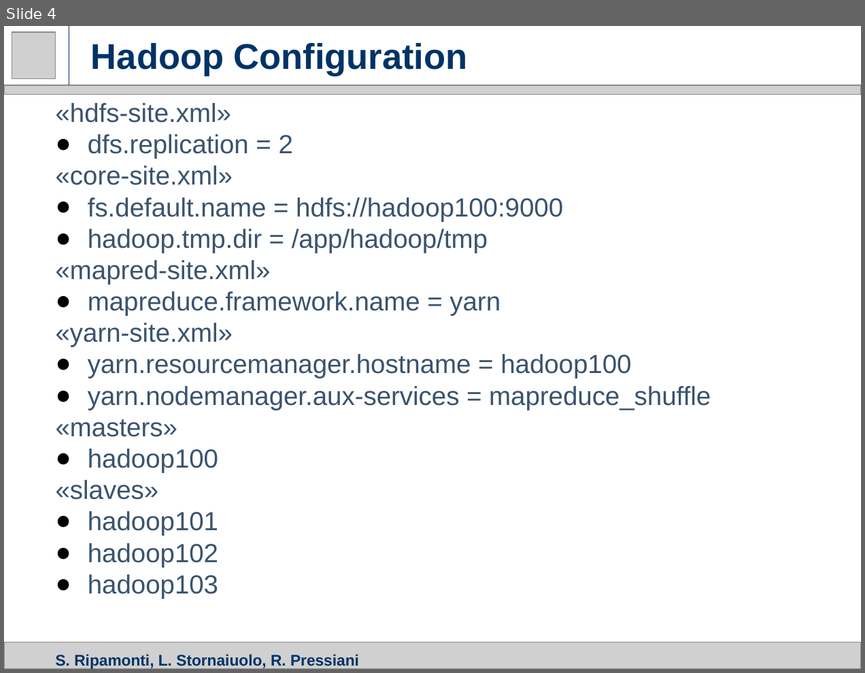
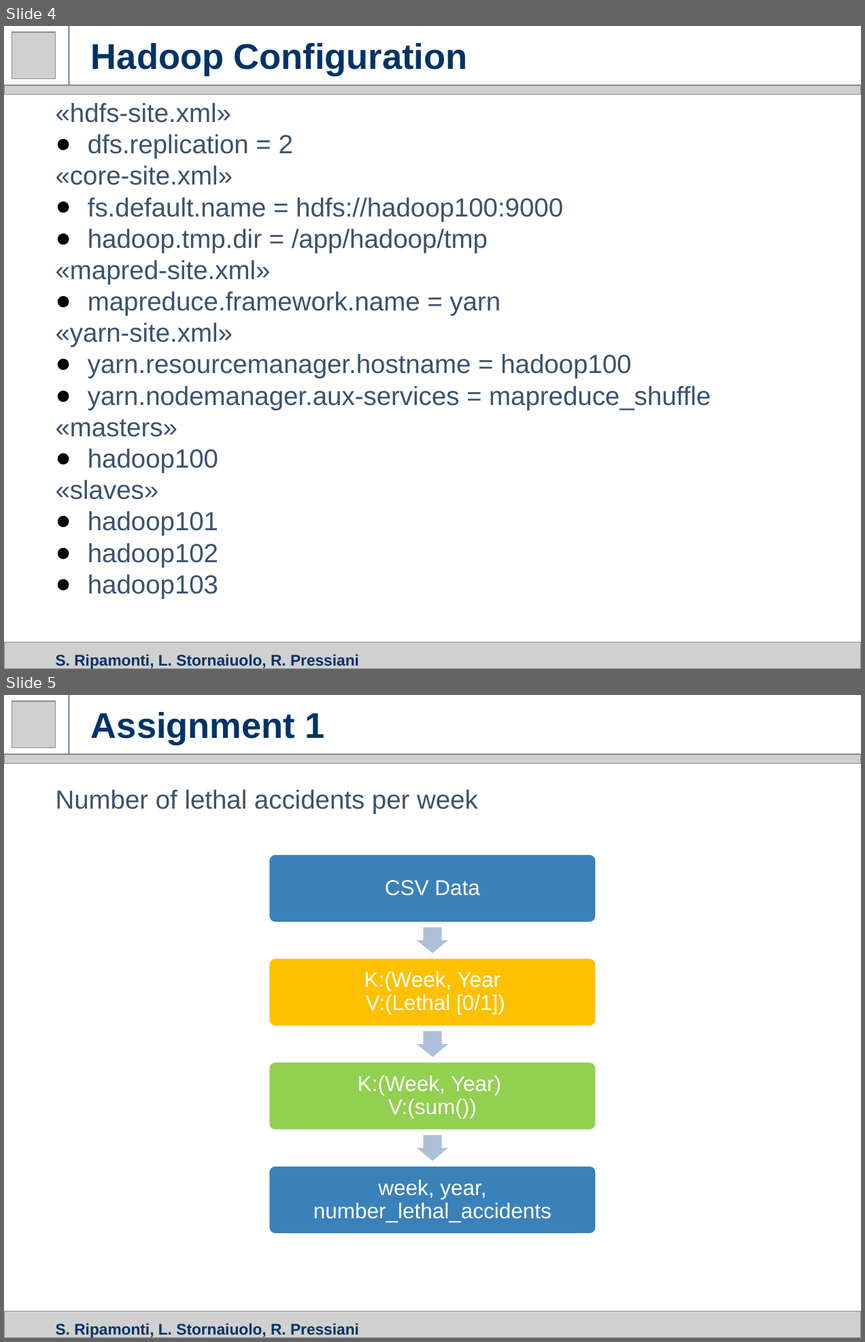
Before and after one commit to ripa1993/mw_hadoop, a slide deck: slides/hadoop.pptx. Shown one above the other, each under a label of ours: slide 4 before the commit, slides 4 and 5 after it. The pictures are 865x673 and 865x1342 pixels, drawn with LibreOffice and Linux fonts; fonts in the diff are those of the drawing; grey boxes stand for pictures. Boxes give left, top, right and bottom in pixels: in the first picture for what was removed or moved away, otherwise in the second. Text is boxed around its words. In the diff, an @@ line names an element or a change of style, - is before the commit and + after.

```diff
--- a/slides/hadoop.pptx
+++ b/slides/hadoop.pptx
@@ slide 5 added at <box>4,695,861,1338</box>, background #FFFFFF @@
@@ picture added at <box>11,701,56,748</box> @@
@@ line added from (69, 754) to (69, 695), #003366 0.75 pt @@
@@ title added at <box>91,712,325,745</box>, 30 pt, text #003366, bold @@
+Assignment 1
@@ picture added at <box>4,754,861,764</box> @@
@@ text added at <box>56,790,478,814</box>, 22 pt, text #3A536D @@
+Number of lethal accidents per week
@@ group added at <box>269,853,597,1234</box>: 4 rounded rectangles, 4 texts, 3 right arrows @@
+CSV Data
+K:(Week, Year
+V:(Lethal [0/1])
+K:(Week, Year)
+V:(sum())
+week, year, number_lethal_accidents
@@ picture added at <box>4,1311,861,1338</box> @@
@@ title added at <box>56,1323,359,1338</box>, 13 pt, text #003366, bold @@
+S. Ripamonti, L. Stornaiuolo, R. Pressiani
```
Also in this commit, not shown: 3 slides changed, 2 other slides added, 1 other file.
